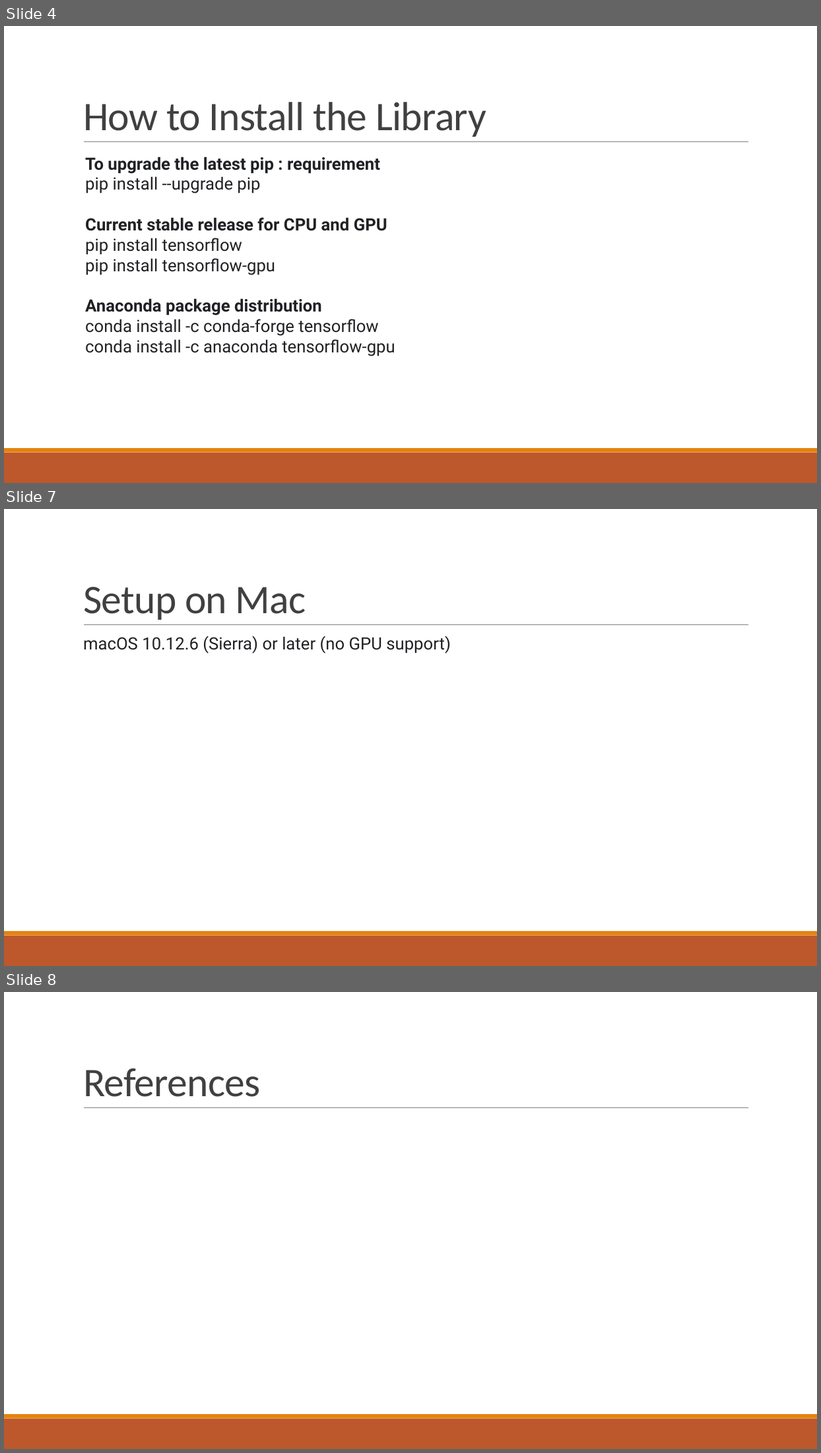
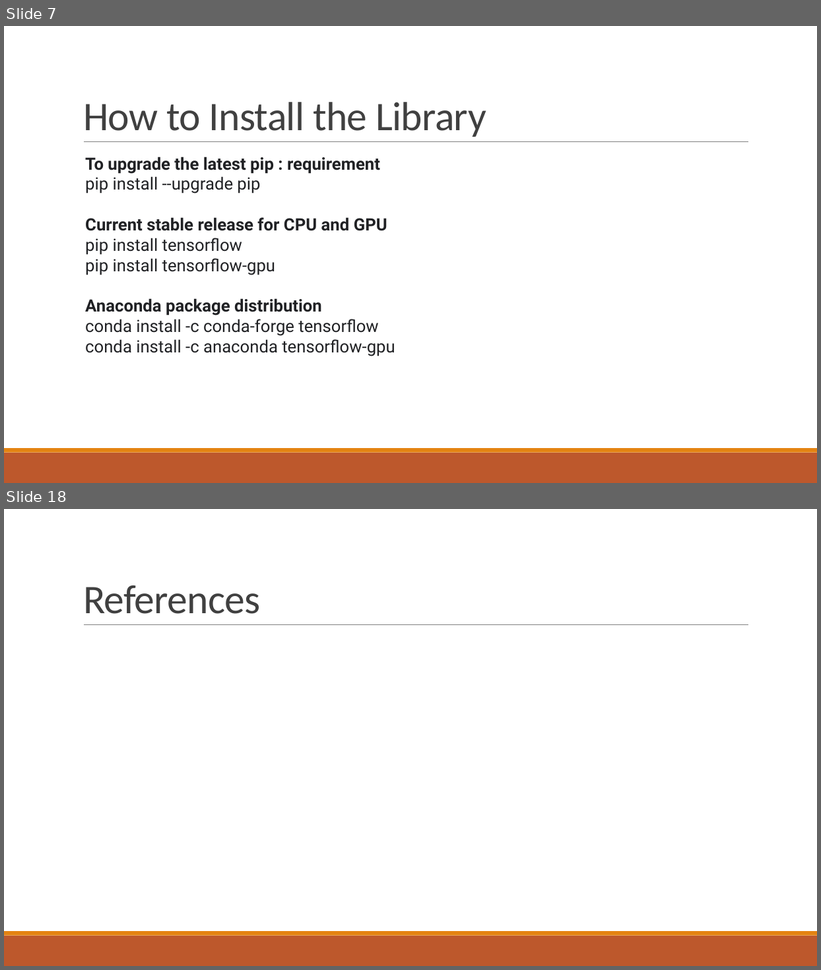
Before and after one commit to agx01/tf_presentation, a slide deck: Tensorflow_presentation.pptx. Shown one above the other, each under a label of ours: slides 4, 7 and 8 before the commit, slides 7 and 18 after it; the slides between them are not shown. The pictures are 821x1453 and 821x970 pixels, drawn with LibreOffice and Linux fonts; fonts in the diff are those of the drawing. Boxes give left, top, right and bottom in pixels: in the first picture for what was removed or moved away, otherwise in the second. Text is boxed around its words. In the diff, an @@ line names an element or a change of style, - is before the commit and + after.

```diff
--- a/Tensorflow_presentation.pptx
+++ b/Tensorflow_presentation.pptx
@@ slide 7 removed at (4,509,817,966), background #FFFFFF; not listed: 3 template elements that a slide beside it also shows @@
@@ title removed at (83,587,306,620) @@
-Setup on Mac
@@ text removed at (83,636,451,654) @@
-  macOS 10.12.6 (Sierra) or later (no GPU support)
@@ what was slide 4 is now slide 7 @@
@@ what was slide 8 is now slide 18 @@
```
Also in this commit, not shown: 3 slides changed, 12 slides added, 1 other slide removed, 7 other files.
